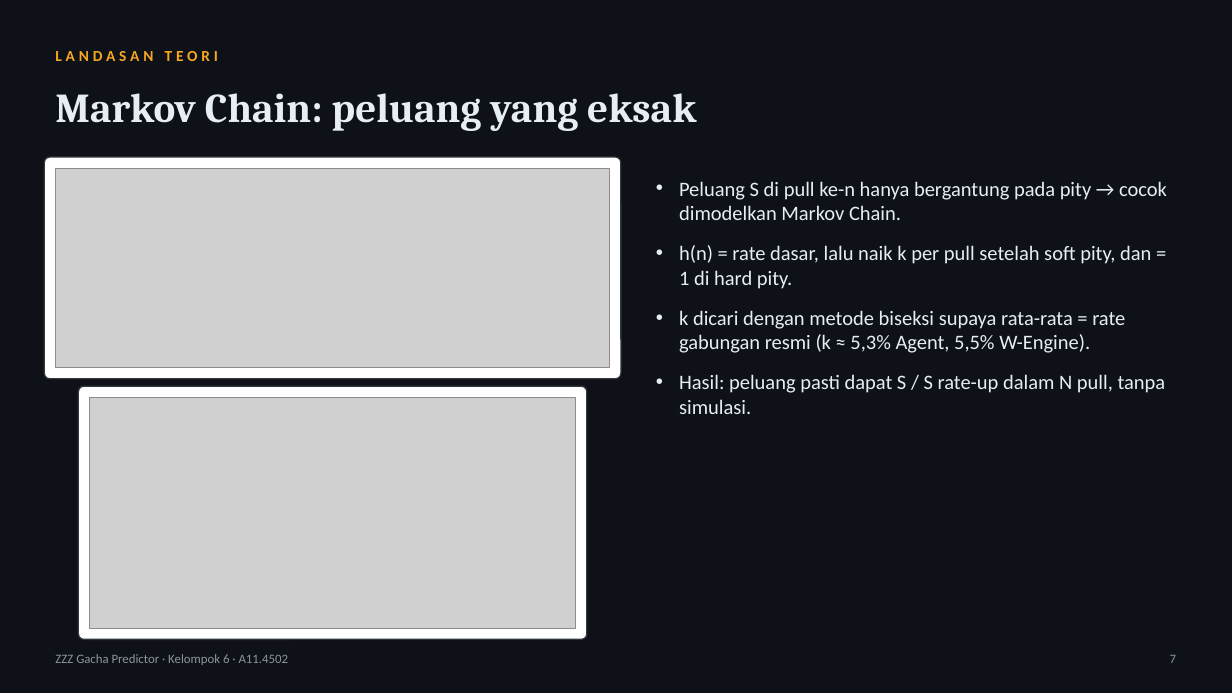
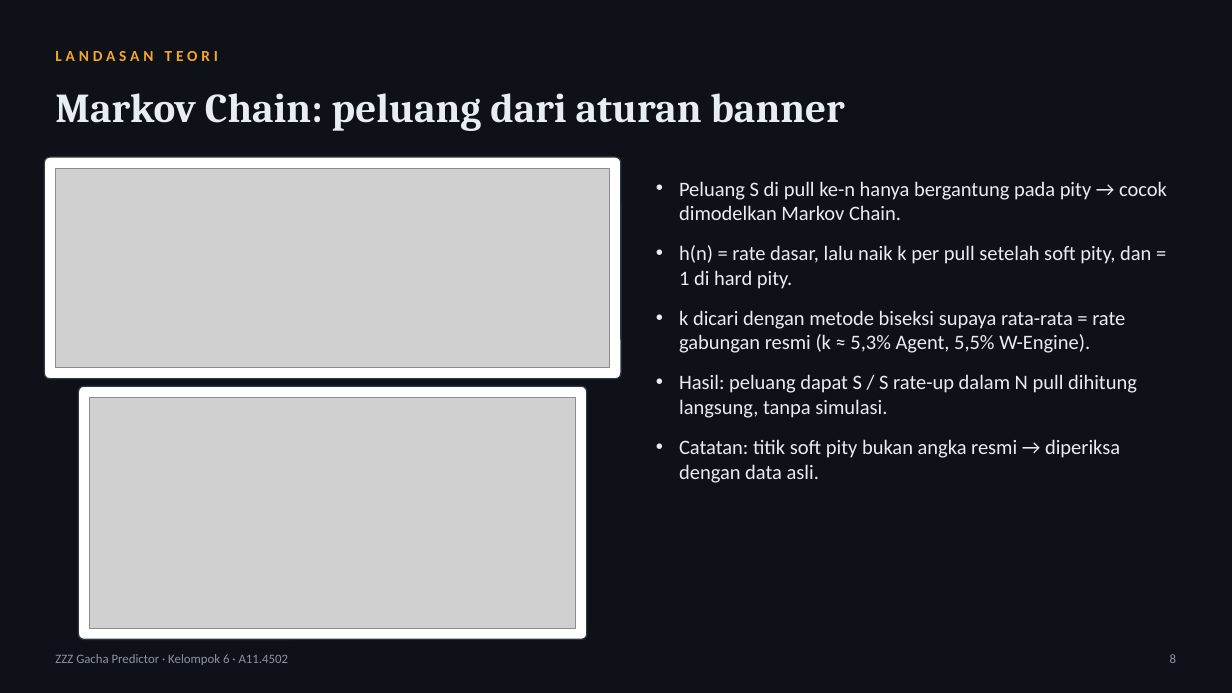
Before and after one commit to tehgeii/project-data-mining, a slide deck: slide 8 of docs/tugas/UTS_Slide_Kelompok6_A11.4502.pptx (slide 7 before the commit). Drawn at 1232x693 pixels with LibreOffice and Linux fonts; fonts in the diff are those of the drawing; grey boxes stand for pictures. Boxes give left, top, right and bottom in pixels: in the first picture for what was removed or moved away, otherwise in the second. Text is boxed around its words. In the diff, an @@ line names an element or a change of style, - is before the commit and + after.

Commit message:
Tambah alasan memakai data mining dan analisis pola soft pity
Menjawab pertanyaan "kenapa perlu machine learning kalau ada rumus":
soft pity tidak diumumkan resmi, jadi polanya harus digali dari data.

- Analisis baru dari data asli: laju S Agent hampir nol sampai pull
  ke-73 lalu melonjak mulai pull ke-74 (sesuai model Markov), W-Engine
  sekitar pull ke-65. Decision Tree yang dilatih hanya dengan data asli
  memisah di pity_ratio 0,735 (pity ±66 Agent) tanpa diberi tahu.
  Grafik dan tabelnya dibuat oleh figs.py.
- Proposal & laporan: subbab 1.2 Alasan Menggunakan Penambangan Data,
  rumusan dan tujuan soal soft pity, subbab 4.6 Pola Soft Pity, 5.2
  Keterbatasan, Brier Score di Tabel 2.2, sumber HoYoverse, alasan
  tanpa SMOTE, penjelasan akurasi data asli lebih tinggi, dan klaim
  "eksak", "batas teori", serta "terbaik" diperjelas (model teratas setara).
- Slide UTS (18) dan UAS (24): slide "Kenapa perlu data mining" dan
  "Soft pity terlihat di data asli", rumusan/tujuan 5 butir, catatan
  pembicara diperbaiki.
- LAPORAN.md, README, halaman Beranda, dan panduan pengumpulan
  (tanya-jawab jebakan, tabel durasi video) ikut diperbarui.

```diff
--- a/docs/tugas/UTS_Slide_Kelompok6_A11.4502.pptx
+++ b/docs/tugas/UTS_Slide_Kelompok6_A11.4502.pptx
@@ text at (55, 93, 845, 131): text changed @@
-Markov Chain: peluang yang eksak
+Markov Chain: peluang dari aturan banner
@@ text at (679, 374, 1137, 483): text changed @@
-• Hasil: peluang pasti dapat S / S rate-up dalam N pull, tanpa simulasi.
+• Hasil: peluang dapat S / S rate-up dalam N pull dihitung langsung, tanpa simulasi.
+• Catatan: titik soft pity bukan angka resmi → diperiksa dengan data asli.
@@ text at (1170, 654, 1176, 663): text changed @@
-7
+8
```
Also in this commit, not shown: 12 other slides changed, 1 slide added, 11 other files.
